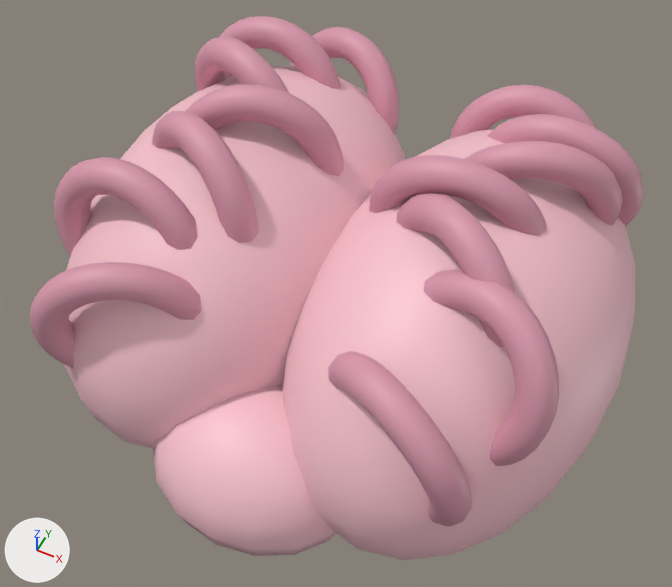
The glTF model godot/assets/models/creatures/kraken/brain.glb, before and after one commit.
Camera for both pictures: a 50 mm camera at (0.898, -1.91, 2.579) aimed at (0.023, -0.16, 0.391). Lighting does not change. The marker at lower left points along +X, +Y and +Z. The older version comes first. Vertices at exactly the same position are counted once.

Objects in the first picture: 'brain', 'fold'.
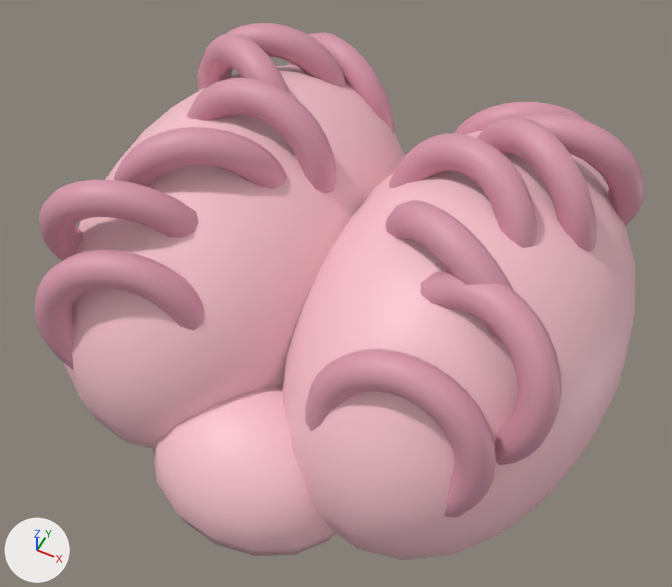
The change, as a list of edits to the scene's bpy script:
```text
Change me_fold:
    used by ob_fold; location = (0.0, 0.0, 0.0)
    remove me_fold.from_pydata(...)  # 4480 vertices, 8960 faces; spans x -0.81..0.79, y -0.78..0.79, z 0.2..0.95
    add me_fold.from_pydata(...)  # 4480 vertices, 8960 faces; spans x -0.8..0.8, y -0.74..0.77, z 0.2..0.94
    me_fold part 1: the loose piece of 320 vertices spanning x -0.68..-0.19, y -0.78..-0.46, z 0.21..0.75 is multiplied about its middle by the matrix ((0.982, 0.18, -0.062), (-0.165, 0.968, 0.191), (0.095, -0.177, 0.98))
    me_fold part 2: the loose piece of 320 vertices spanning x -0.81..-0.27, y -0.49..-0.33, z 0.33..0.87 is multiplied about its middle by the matrix ((0.938, -0.326, 0.115), (0.346, 0.875, -0.338), (0.009, 0.357, 0.934))
    me_fold part 3: the loose piece of 320 vertices spanning x -0.65..-0.16, y -0.36..-0.05, z 0.39..0.93 is multiplied about its middle by the matrix ((0.56, -0.826, 0.068), (0.826, 0.55, -0.126), (0.067, 0.127, 0.99))
    me_fold part 4: the loose piece of 320 vertices spanning x -0.59..-0.08, y -0.11..0.13, z 0.4..0.95 is multiplied about its middle by the matrix ((0.941, 0.34, 0.003), (-0.337, 0.933, 0.128), (0.04, -0.121, 0.992))
    me_fold part 5: the loose piece of 320 vertices spanning x -0.74..-0.23, y 0.08..0.36, z 0.38..0.93 is multiplied about its middle by the matrix ((0.995, 0.091, 0.052), (-0.095, 0.991, 0.097), (-0.042, -0.102, 0.994))
    me_fold part 6: the loose piece of 320 vertices spanning x -0.79..-0.25, y 0.32..0.53, z 0.33..0.86 is multiplied about its middle by the matrix ((0.943, -0.326, 0.067), (0.333, 0.921, -0.202), (0.004, 0.213, 0.977))
    me_fold part 7: the loose piece of 320 vertices spanning x -0.61..-0.1, y 0.48..0.79, z 0.21..0.72 is multiplied about its middle by the matrix ((0.988, -0.001, -0.153), (-0.056, 0.929, -0.367), (0.142, 0.371, 0.918))
    me_fold part 8: the loose piece of 320 vertices spanning x 0.19..0.68, y -0.78..-0.46, z 0.22..0.75 is multiplied about its middle by the matrix ((0.895, -0.447, 0.008), (0.402, 0.814, 0.42), (-0.194, -0.372, 0.908))
    me_fold part 9: the loose piece of 320 vertices spanning x 0.29..0.79, y -0.57..-0.25, z 0.34..0.86 is multiplied about its middle by the matrix ((0.999, -0.051, 0.003), (0.051, 0.999, 0.007), (-0.003, -0.007, 1.0))
    me_fold part 10: the loose piece of 320 vertices spanning x 0.17..0.64, y -0.37..-0.03, z 0.39..0.93 is multiplied about its middle by the matrix ((0.99, -0.111, -0.089), (0.095, 0.981, -0.17), (0.106, 0.16, 0.981))
    me_fold part 11: the loose piece of 320 vertices spanning x 0.06..0.6, y -0.09..0.1, z 0.41..0.94 is multiplied about its middle by the matrix ((0.883, 0.428, 0.194), (-0.469, 0.767, 0.438), (0.039, -0.477, 0.878))
    me_fold part 12: the loose piece of 320 vertices spanning x 0.23..0.74, y 0.08..0.36, z 0.39..0.92 is multiplied about its middle by the matrix ((0.609, 0.785, 0.116), (-0.79, 0.588, 0.174), (0.069, -0.198, 0.978))
    me_fold part 13: the loose piece of 320 vertices spanning x 0.25..0.79, y 0.33..0.52, z 0.33..0.86 is multiplied about its middle by the matrix ((0.998, -0.06, -0.003), (0.06, 0.998, 0.032), (0.001, -0.032, 0.999))
    me_fold part 14: the loose piece of 320 vertices spanning x 0.09..0.63, y 0.54..0.73, z 0.2..0.74 is multiplied about its middle by the matrix ((0.974, -0.19, 0.128), (0.224, 0.904, -0.365), (-0.046, 0.384, 0.922))
```

Pixel boxes (x1, y1, x2, y2) of what changed, in the pictures (672 x 587 px; the box of a moved part takes in the faces that stretch with it):
'fold', reshaped
    before: (30, 16, 643, 527)
    after: (35, 23, 645, 518)
part 1 of me_fold, moved or reshaped
    before: (30, 262, 201, 369)
    after: (35, 250, 204, 369)
part 2 of me_fold, moved or reshaped
    before: (54, 157, 197, 257)
    after: (39, 180, 199, 261)
part 3 of me_fold, moved or reshaped
    before: (152, 111, 258, 243)
    after: (114, 127, 287, 189)
part 4 of me_fold, moved or reshaped
    before: (186, 84, 344, 176)
    after: (187, 78, 336, 194)
part 5 of me_fold, moved or reshaped
    before: (195, 37, 289, 93)
    after: (201, 34, 291, 94)
part 6 of me_fold, moved or reshaped
    before: (219, 16, 341, 89)
    after: (197, 23, 347, 91)
part 7 of me_fold, moved or reshaped
    before: (291, 27, 399, 135)
    after: (289, 32, 394, 134)
part 8 of me_fold, moved or reshaped
    before: (328, 351, 472, 527)
    after: (305, 349, 496, 518)
part 9 of me_fold, moved or reshaped
    before: (424, 269, 559, 466)
    after: (420, 270, 562, 465)
part 10 of me_fold, moved or reshaped
    before: (396, 193, 516, 347)
    after: (386, 200, 514, 342)
part 11 of me_fold, moved or reshaped
    before: (369, 155, 546, 236)
    after: (389, 133, 537, 248)
part 12 of me_fold, moved or reshaped
    before: (465, 141, 623, 226)
    after: (477, 117, 596, 252)
part 13 of me_fold, moved or reshaped
    before: (487, 114, 643, 227)
    after: (521, 114, 645, 226)
part 14 of me_fold, moved or reshaped
    before: (450, 85, 596, 139)
    after: (455, 102, 600, 173)
